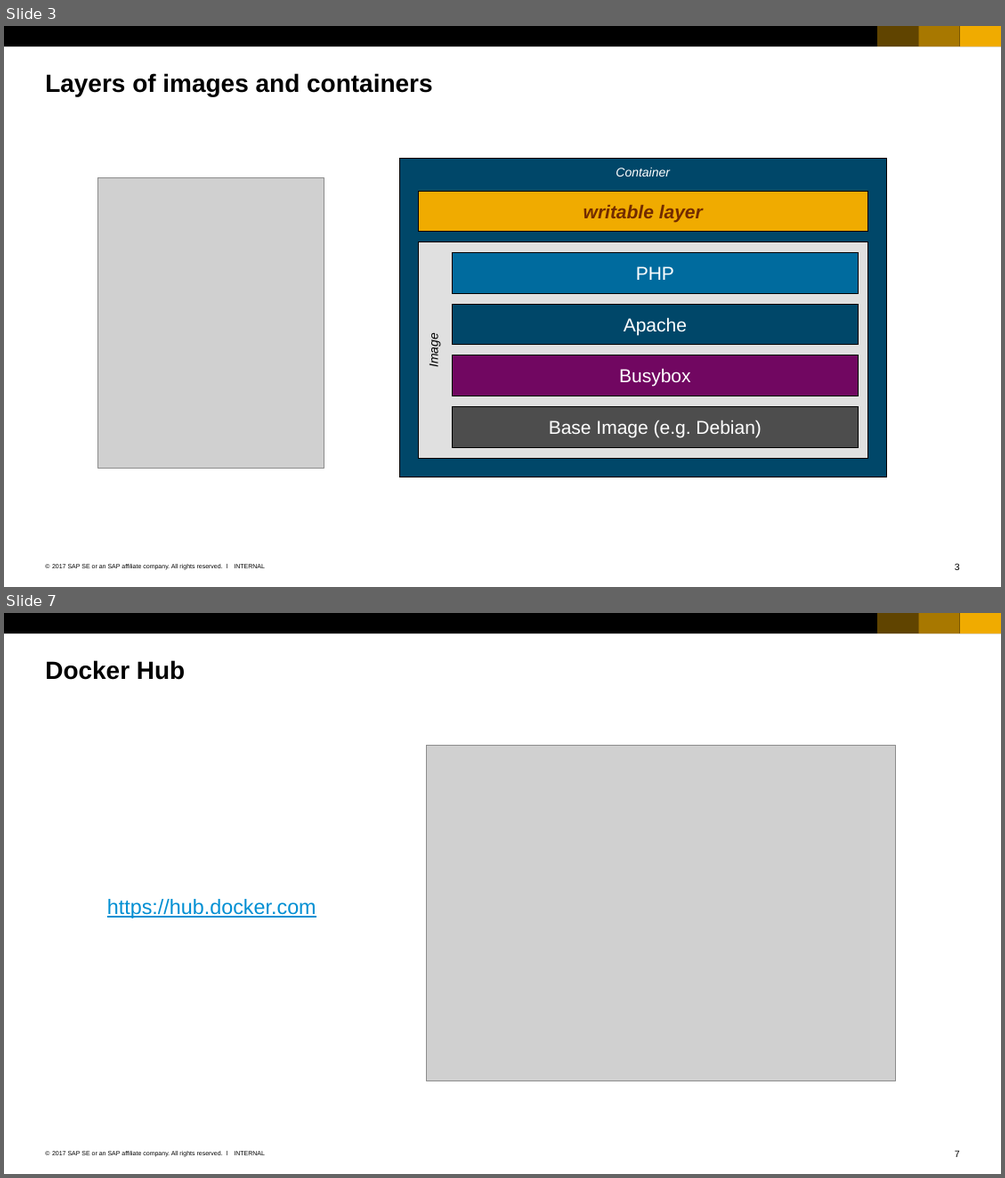
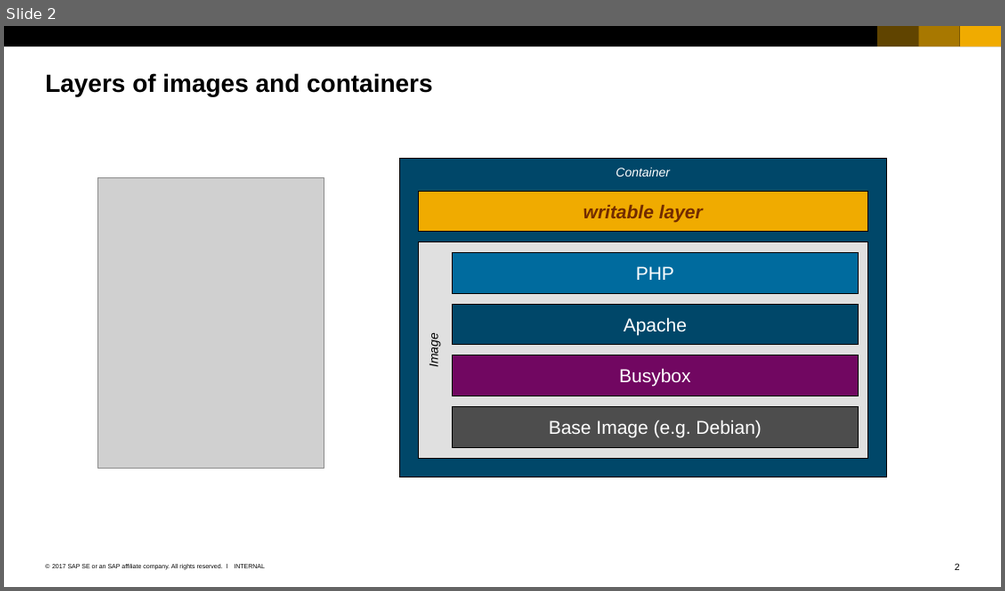
Before and after one commit to cuijiyao01/docker-k8s-training, a slide deck: docker/04_Images.pptx. Shown one above the other, each under a label of ours: slides 3 and 7 before the commit, slide 2 after it; the slides between them are not shown. The pictures are 1005x1178 and 1005x591 pixels, drawn with LibreOffice and Linux fonts; fonts in the diff are those of the drawing; grey boxes stand for pictures. Boxes give left, top, right and bottom in pixels: in the first picture for what was removed or moved away, otherwise in the second. Text is boxed around its words. In the diff, an @@ line names an element or a change of style, - is before the commit and + after.

Commit message:
Some polishing of the Docker slides.

```diff
--- a/docker/04_Images.pptx
+++ b/docker/04_Images.pptx
@@ slide 7 removed at (x1=4, y1=613, x2=1001, y2=1174), background #FFFFFF; not listed: 7 template elements that a slide beside it also shows @@
@@ title removed at (x1=45, y1=660, x2=185, y2=680) @@
-Docker Hub
@@ picture removed at (x1=426, y1=746, x2=896, y2=1081) @@
@@ text removed at (x1=107, y1=899, x2=316, y2=918) @@
-https://hub.docker.com
@@ what was slide 3 is now slide 2 @@
```
Also in this commit, not shown: 3 slides changed, 2 slides added, 2 other slides removed, 3 other files.
